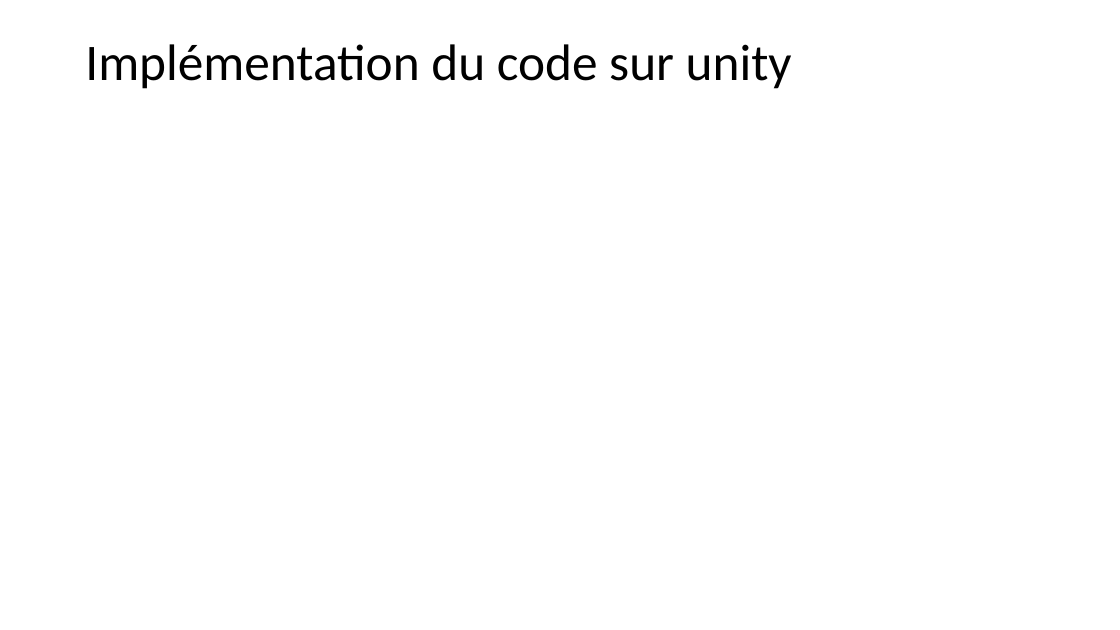
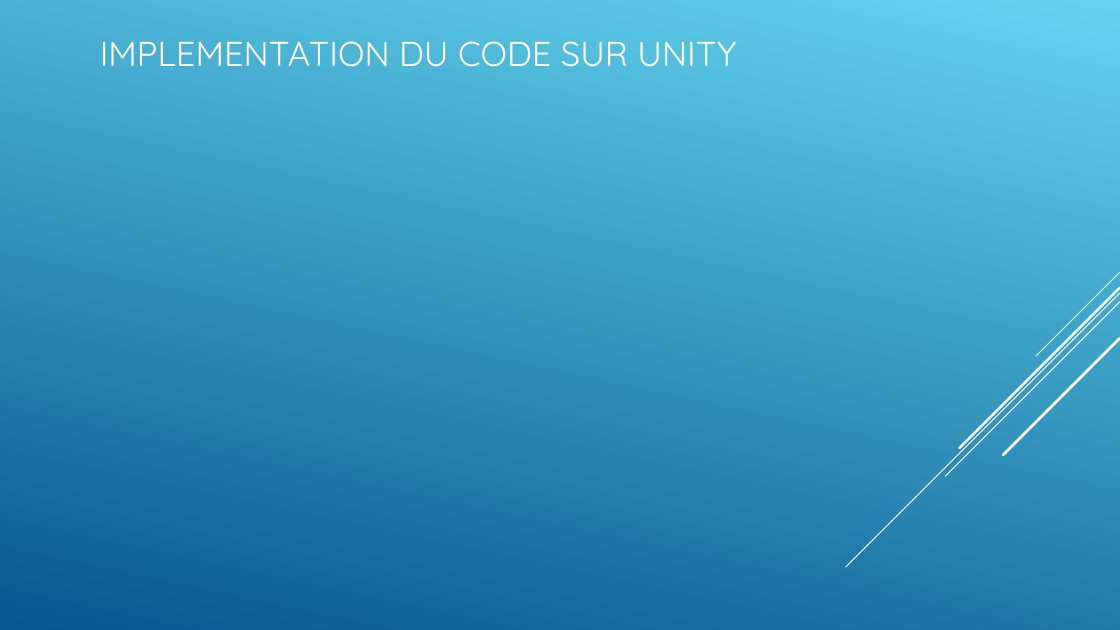
Before and after one commit to AlexandrEpita/Bizarre-Chess-Adventure, a slide deck: slide 11 of diapo soutenance.odp (slide 7 before the commit). Drawn at 1120x630 pixels with LibreOffice and Linux fonts; fonts in the diff are those of the drawing. Boxes give left, top, right and bottom in pixels: in the first picture for what was removed or moved away, otherwise in the second. Text is boxed around its words. In the diff, an @@ line names an element or a change of style, - is before the commit and + after.

```diff
--- a/diapo soutenance.odp
+++ b/diapo soutenance.odp
@@ background #FFFFFF to gradient #64D4EF to #06588E @@
@@ title at (100,41,736,67): text changed; size 44 to 29.6 pt; font Calibri to Quicksand; text colour #000000 to #FFFFFF @@
-Implémentation du code sur unity
+IMPLEMENTATION DU CODE SUR UNITY
@@ group added at (846,272,1120,567): 5 lines @@
```
Also in this commit, not shown: 9 other slides changed, 3 slides added.
